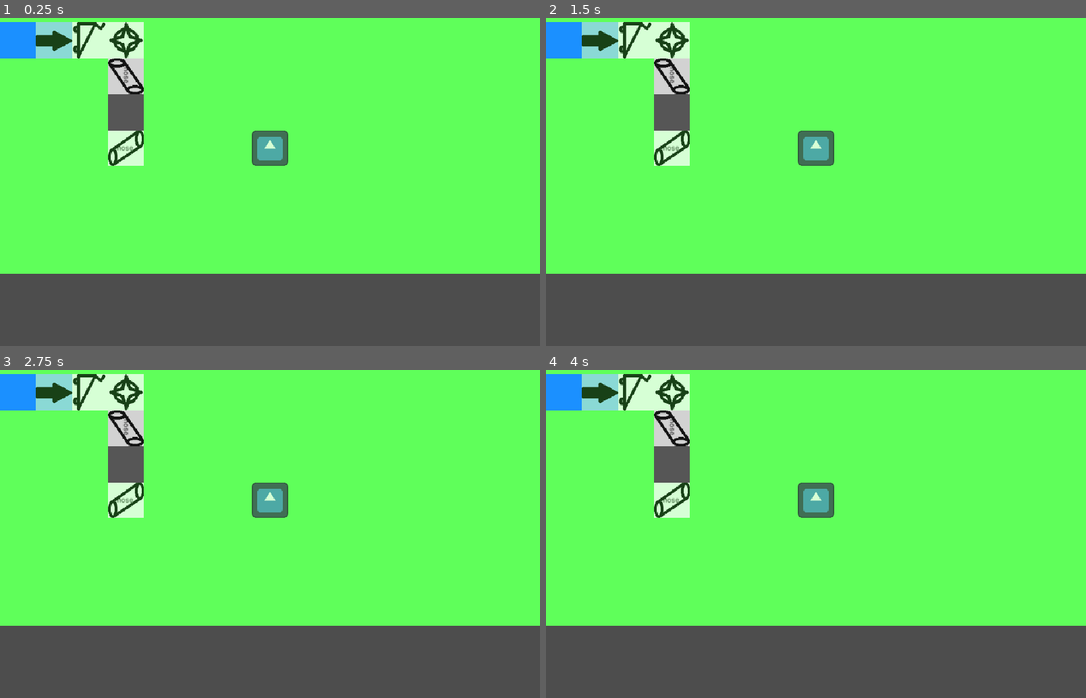
Above: before the commit, frames 1-4 (two rows, left to right).
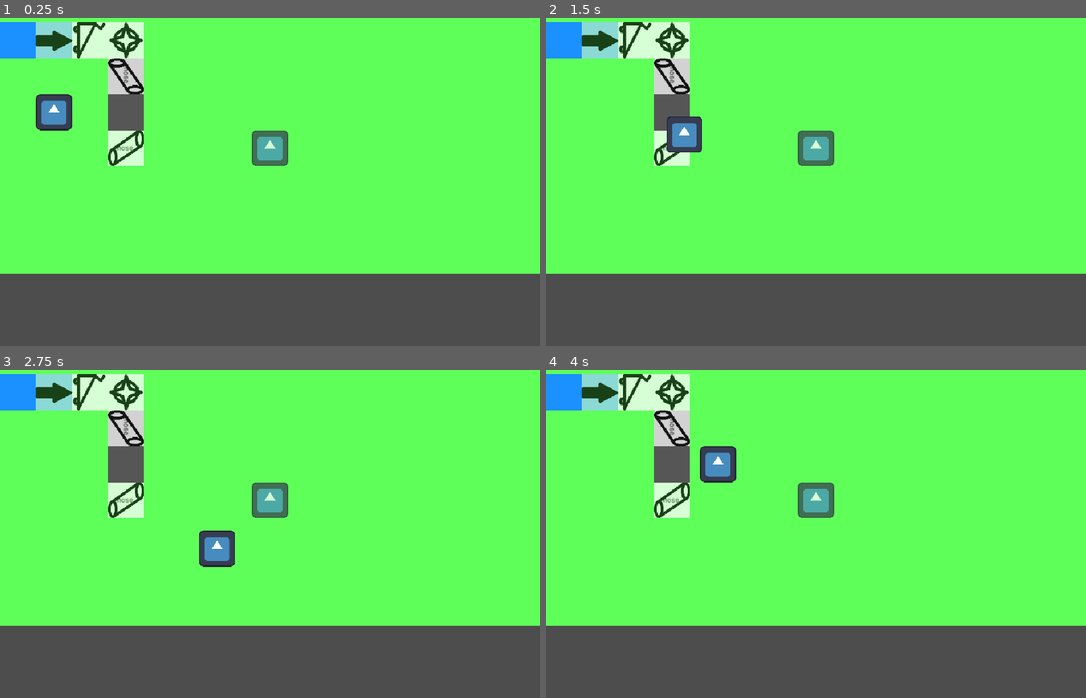
Above: after the commit, the same moments.

Repository: Anjellyrika/the-flower-factory
Game: Godot game, scene res://levels/level_1/level_1.tscn
The game is run twice, just before and just after one commit, with the same random seed, the same clock (stepped at 60 frames per second) and the same inputs. The engine's default icon, where the game draws it, is replaced by a stand-in: a white triangle on a blue panel in a dark square.
Inputs:
- Up to frame 1 (0.25 s): no input
- Up to frame 2 (1.5 s): tap Enter at 0.5 s; hold Right (ui_right) 0.53-1.28 s; hold E (interact, bound only after the commit) 0.53-1.28 s; hold Down (ui_down) from 1.28 s (still down); tap E (interact, bound only after the commit) at 1.35 s
- Up to frame 3 (2.75 s): release Down (ui_down) at 2.03 s; hold Right (ui_right) from 2.03 s (still down); hold E (interact, bound only after the commit) from 2.03 s (still down)
- Up to frame 4 (4 s): release Right (ui_right) at 2.78 s; release E (interact, bound only after the commit) at 2.78 s; hold Up (ui_up) 2.78-3.53 s; tap E (interact, bound only after the commit) at 2.85 s; hold Left (ui_left) from 3.53 s (still down); hold E (interact, bound only after the commit) from 3.53 s (still down)

The runs differ from the first frame. In frame 1, 0.7% of the frame differs, in the area x 6-14%, y 23-35%; in frame 2, 0.7%; in frame 3, 0.7%; in frame 4, 0.7%, in the area x 28-36%, y 23-35%.

Commit message:
feat: implement player interactions

Diff:
--- a/entity/player.gd
+++ b/entity/player.gd
@@ -4,9 +4,40 @@
 
 @onready var sprite: AnimatedSprite2D = $AnimatedSprite2D
 
+var _nearby_interactables: Array[Node2D] = []
+
+
+func add_interactable(target: Node2D) -> void:
+	if not target in _nearby_interactables:
+		_nearby_interactables.append(target)
+
+
+func remove_interactable(target: Node2D) -> void:
+	_nearby_interactables.erase(target)
+
+
+func _unhandled_input(event: InputEvent) -> void:
+	if event.is_action_pressed("interact"):
+		_interact()
+		get_viewport().set_input_as_handled()
+
+
+func _interact() -> void:
+	var nearest: Node2D = null
+	var nearest_distance := INF
+	for candidate in _nearby_interactables:
+		if not is_instance_valid(candidate) or candidate.is_queued_for_deletion():
+			continue
+		var distance := global_position.distance_squared_to(candidate.global_position)
+		if distance <= nearest_distance:
+			nearest = candidate
+			nearest_distance = distance
+	if nearest != null:
+		nearest.call("interact")
+
 
 func _physics_process(_delta: float) -> void:
-	var input_dir := Input.get_vector("ui_left", "ui_right", "ui_up", "ui_down")
+	var input_dir := Input.get_vector("Left", "Right", "Up", "Down")
 	velocity = input_dir * move_speed
 	move_and_slide()
 	if input_dir.x != 0.0:
--- a/levels/level_1/level_1.tscn
+++ b/levels/level_1/level_1.tscn
@@ -7,6 +7,7 @@
 [ext_resource type="PackedScene" uid="uid://bl2o0sdxthjaw" path="res://objects/channels/sprinkler.tscn" id="4_e6u7d"]
 [ext_resource type="Script" uid="uid://elb433e5t2vs" path="res://levels/water_system.gd" id="4_water_system"]
 [ext_resource type="PackedScene" uid="uid://dhyeiwu0a8qd3" path="res://objects/channels/hose.tscn" id="5_mxc8w"]
+[ext_resource type="PackedScene" uid="uid://lidx773oq75g" path="res://entity/player.tscn" id="7_j48du"]
 
 [sub_resource type="TileSetScenesCollectionSource" id="TileSetScenesCollectionSource_iey7c"]
 resource_name = "temp tiles"
@@ -16,6 +17,12 @@
 [sub_resource type="TileSet" id="TileSet_dmglj"]
 tile_size = Vector2i(64, 64)
 sources/1 = SubResource("TileSetScenesCollectionSource_iey7c")
+
+[sub_resource type="RectangleShape2D" id="RectangleShape2D_boundary_horizontal"]
+size = Vector2(1088, 64)
+
+[sub_resource type="RectangleShape2D" id="RectangleShape2D_boundary_vertical"]
+size = Vector2(64, 512)
 
 [node name="Level1" type="Node2D" unique_id=650273382]
 
@@ -43,6 +50,28 @@
 position = Vector2(160, 96)
 rotation = 1.5707964
 
+[node name="MapBoundary" type="StaticBody2D" parent="." unique_id=296073403]
+collision_mask = 0
+
+[node name="Top" type="CollisionShape2D" parent="MapBoundary" unique_id=1013167352]
+position = Vector2(480, -32)
+shape = SubResource("RectangleShape2D_boundary_horizontal")
+
+[node name="Bottom" type="CollisionShape2D" parent="MapBoundary" unique_id=2104975916]
+position = Vector2(480, 544)
+shape = SubResource("RectangleShape2D_boundary_horizontal")
+
+[node name="Left" type="CollisionShape2D" parent="MapBoundary" unique_id=428846997]
+position = Vector2(-32, 256)
+shape = SubResource("RectangleShape2D_boundary_vertical")
+
+[node name="Right" type="CollisionShape2D" parent="MapBoundary" unique_id=499023084]
+position = Vector2(992, 256)
+shape = SubResource("RectangleShape2D_boundary_vertical")
+
+[node name="Player" parent="." unique_id=1589947595 instance=ExtResource("7_j48du")]
+position = Vector2(96, 224)
+
 [node name="WaterSystem" type="Node" parent="." unique_id=278669764 node_paths=PackedStringArray("objects_layer")]
 script = ExtResource("4_water_system")
 objects_layer = NodePath("../Objects")
--- a/objects/channels/hose.tscn
+++ b/objects/channels/hose.tscn
@@ -2,6 +2,10 @@
 
 [ext_resource type="Script" uid="uid://bpi3owfmps8ts" path="res://objects/channels/hose.gd" id="1_wwfbs"]
 [ext_resource type="Texture2D" uid="uid://xcw0jxh0vjbf" path="res://assets/hose.png" id="2_pi4ry"]
+[ext_resource type="Script" uid="uid://dq1pxoutbtiw0" path="res://objects/interaction_area.gd" id="3_interaction"]
+
+[sub_resource type="RectangleShape2D" id="RectangleShape2D_mtpsn"]
+size = Vector2(64, 64)
 
 [node name="Hose" type="Node2D" unique_id=939167185]
 script = ExtResource("1_wwfbs")
@@ -9,3 +13,10 @@
 [node name="Sprite2D" type="Sprite2D" parent="." unique_id=370143884]
 modulate = Color(1, 1, 1, 0.74509805)
 texture = ExtResource("2_pi4ry")
+
+[node name="InteractionArea" type="Area2D" parent="." unique_id=181662296]
+collision_layer = 0
+script = ExtResource("3_interaction")
+
+[node name="CollisionShape2D" type="CollisionShape2D" parent="InteractionArea" unique_id=1002039963]
+shape = SubResource("RectangleShape2D_mtpsn")
--- a/objects/channels/wheelbarrow.tscn
+++ b/objects/channels/wheelbarrow.tscn
@@ -2,6 +2,10 @@
 
 [ext_resource type="Script" uid="uid://y2fv7qygt5cb" path="res://objects/channels/wheelbarrow.gd" id="1_dr7mu"]
 [ext_resource type="Texture2D" uid="uid://daxwccyvvmrwu" path="res://assets/wheelbarrow.png" id="2_lw6y4"]
+[ext_resource type="Script" uid="uid://dq1pxoutbtiw0" path="res://objects/interaction_area.gd" id="3_interaction"]
+
+[sub_resource type="RectangleShape2D" id="RectangleShape2D_pi4ry"]
+size = Vector2(64, 64)
 
 [node name="Wheelbarrow" type="Node2D" unique_id=924564302]
 script = ExtResource("1_dr7mu")
@@ -10,3 +14,10 @@
 [node name="Sprite2D" type="Sprite2D" parent="." unique_id=1969568604]
 modulate = Color(1, 1, 1, 0.74509805)
 texture = ExtResource("2_lw6y4")
+
+[node name="InteractionArea" type="Area2D" parent="." unique_id=169826107]
+collision_layer = 0
+script = ExtResource("3_interaction")
+
+[node name="CollisionShape2D" type="CollisionShape2D" parent="InteractionArea" unique_id=1283381795]
+shape = SubResource("RectangleShape2D_pi4ry")
--- /dev/null
+++ b/objects/interaction_area.gd
@@ -0,0 +1,19 @@
+## Add as a child of an object with an interact() method.
+extends Area2D
+
+@onready var object_node: Node2D = get_parent() as Node2D
+
+
+func _ready() -> void:
+	body_entered.connect(_on_body_entered)
+	body_exited.connect(_on_body_exited)
+
+
+func _on_body_entered(body: Node2D) -> void:
+	if body.has_method("add_interactable"):
+		body.add_interactable(object_node)
+
+
+func _on_body_exited(body: Node2D) -> void:
+	if body.has_method("remove_interactable"):
+		body.remove_interactable(object_node)
--- a/project.godot
+++ b/project.godot
@@ -22,6 +22,34 @@
 window/stretch/mode="canvas_items"
 window/stretch/aspect="expand"
 
+[input]
+
+interact={
+"deadzone": 0.2,
+"events": [Object(InputEventKey,"resource_local_to_scene":false,"resource_name":"","device":16,"window_id":0,"alt_pressed":false,"shift_pressed":false,"ctrl_pressed":false,"meta_pressed":false,"pressed":false,"keycode":0,"physical_keycode":69,"key_label":0,"unicode":0,"location":0,"echo":false,"script":null)
+]
+}
+Left={
+"deadzone": 0.2,
+"events": [Object(InputEventKey,"resource_local_to_scene":false,"resource_name":"","device":-1,"window_id":0,"alt_pressed":false,"shift_pressed":false,"ctrl_pressed":false,"meta_pressed":false,"pressed":false,"keycode":0,"physical_keycode":4194319,"key_label":0,"unicode":0,"location":0,"echo":false,"script":null)
+]
+}
+Right={
+"deadzone": 0.2,
+"events": [Object(InputEventKey,"resource_local_to_scene":false,"resource_name":"","device":-1,"window_id":0,"alt_pressed":false,"shift_pressed":false,"ctrl_pressed":false,"meta_pressed":false,"pressed":false,"keycode":0,"physical_keycode":4194321,"key_label":0,"unicode":0,"location":0,"echo":false,"script":null)
+]
+}
+Up={
+"deadzone": 0.2,
+"events": [Object(InputEventKey,"resource_local_to_scene":false,"resource_name":"","device":-1,"window_id":0,"alt_pressed":false,"shift_pressed":false,"ctrl_pressed":false,"meta_pressed":false,"pressed":false,"keycode":0,"physical_keycode":4194320,"key_label":0,"unicode":0,"location":0,"echo":false,"script":null)
+]
+}
+Down={
+"deadzone": 0.2,
+"events": [Object(InputEventKey,"resource_local_to_scene":false,"resource_name":"","device":-1,"window_id":0,"alt_pressed":false,"shift_pressed":false,"ctrl_pressed":false,"meta_pressed":false,"pressed":false,"keycode":0,"physical_keycode":4194322,"key_label":0,"unicode":0,"location":0,"echo":false,"script":null)
+]
+}
+
 [physics]
 
 3d/physics_engine="Jolt Physics"
Not shown, added: objects/interaction_area.gd.uid
